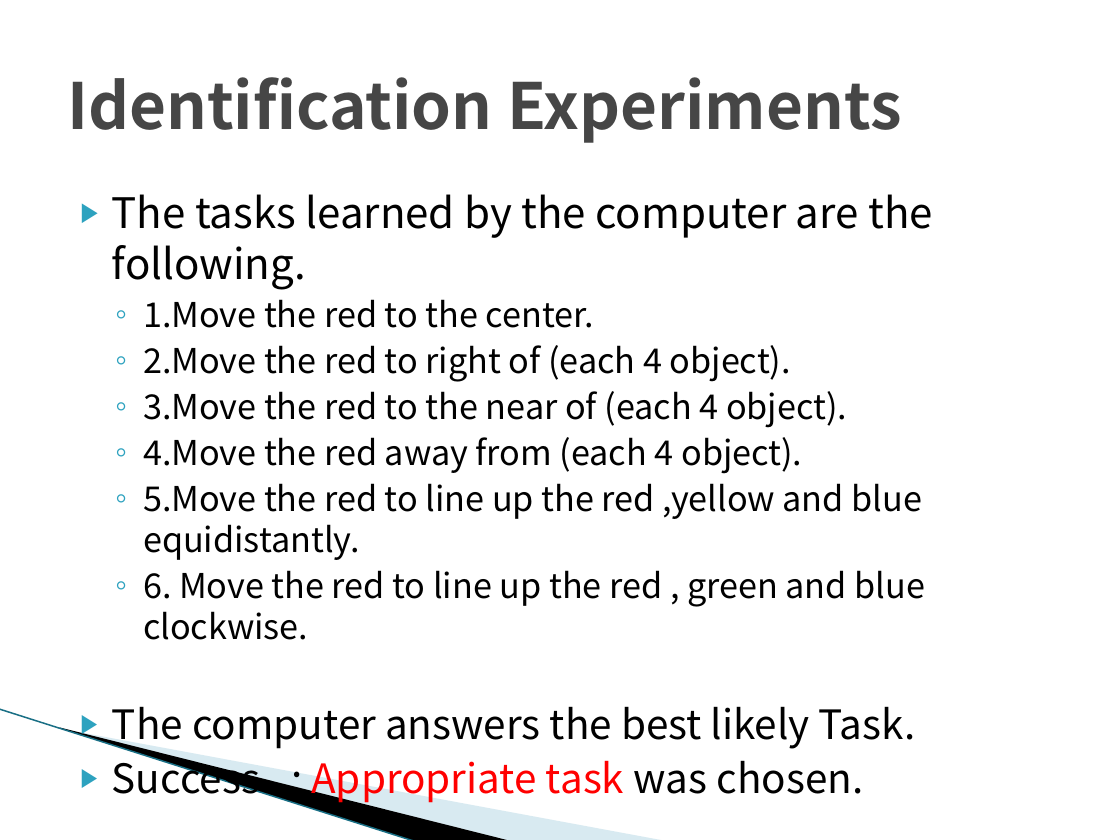
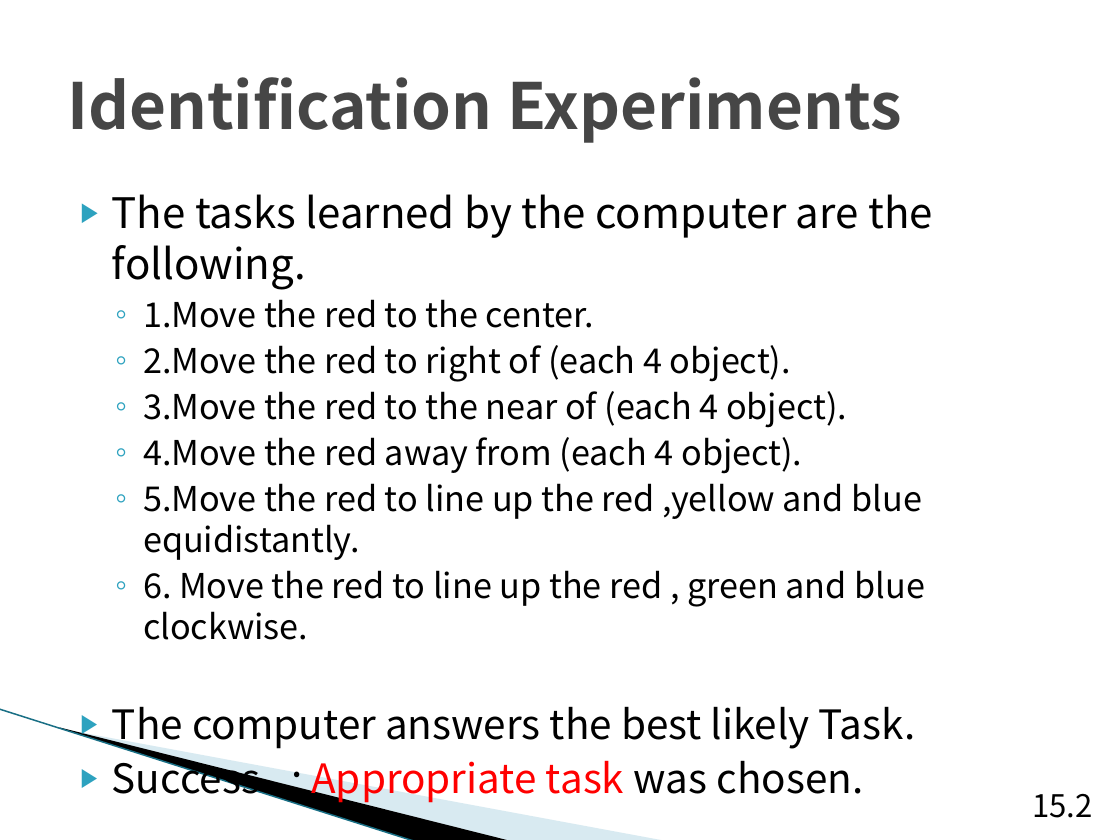
Before and after one commit to TetsuyaKomota/GitforEclipseTest, a slide deck: slide 20 of IntentionLearning/memo/Understanding Intentions(for seminar)_silde.pptx (slide 19 before the commit). Drawn at 1120x840 pixels with LibreOffice and Linux fonts; fonts in the diff are those of the drawing; background and template pictures are left out. Boxes give left, top, right and bottom in pixels: in the first picture for what was removed or moved away, otherwise in the second. Text is boxed around its words. In the diff, an @@ line names an element or a change of style, - is before the commit and + after.

```diff
--- a/IntentionLearning/memo/Understanding Intentions(for seminar)_silde.pptx
+++ b/IntentionLearning/memo/Understanding Intentions(for seminar)_silde.pptx
@@ text added at (1032, 793, 1092, 818), 20 pt, text #000000 @@
+15.2
```
Also in this commit, not shown: 23 other slides changed, 1 slide added, 1 other file.
